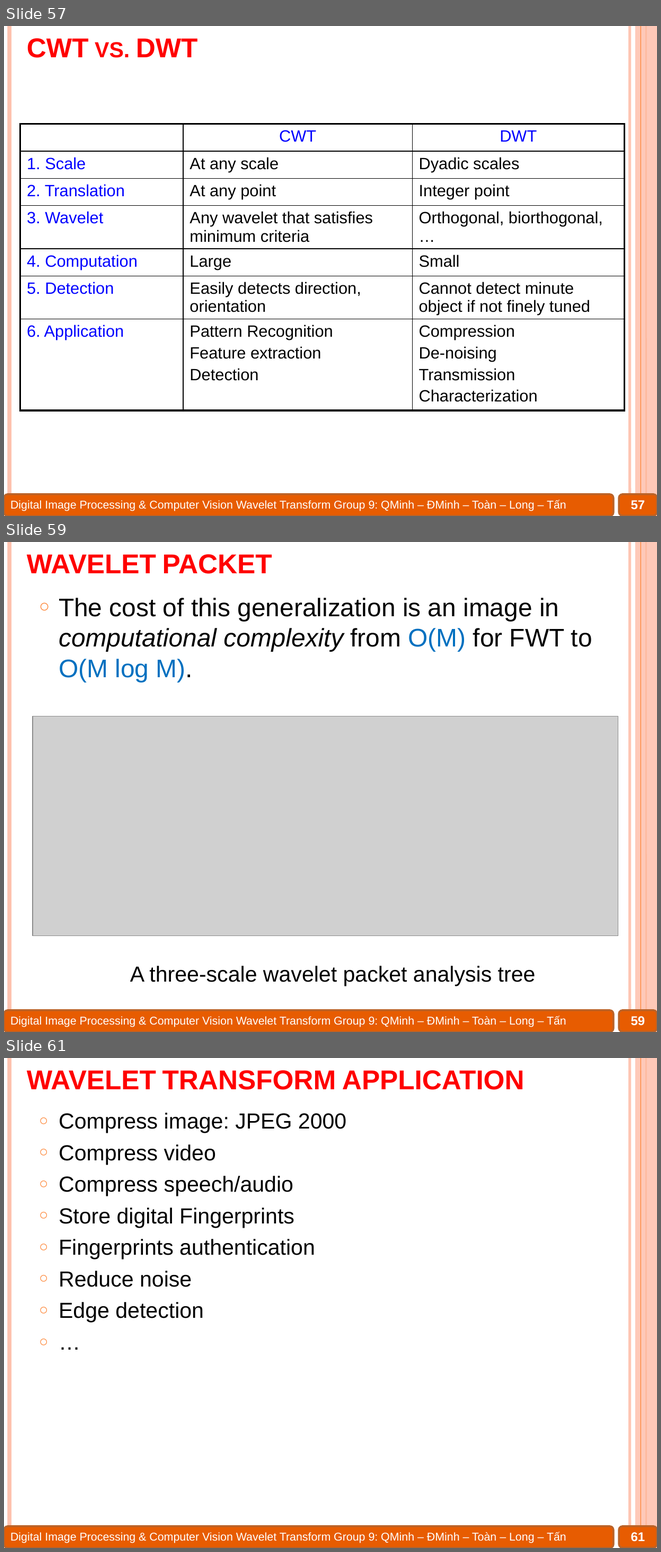
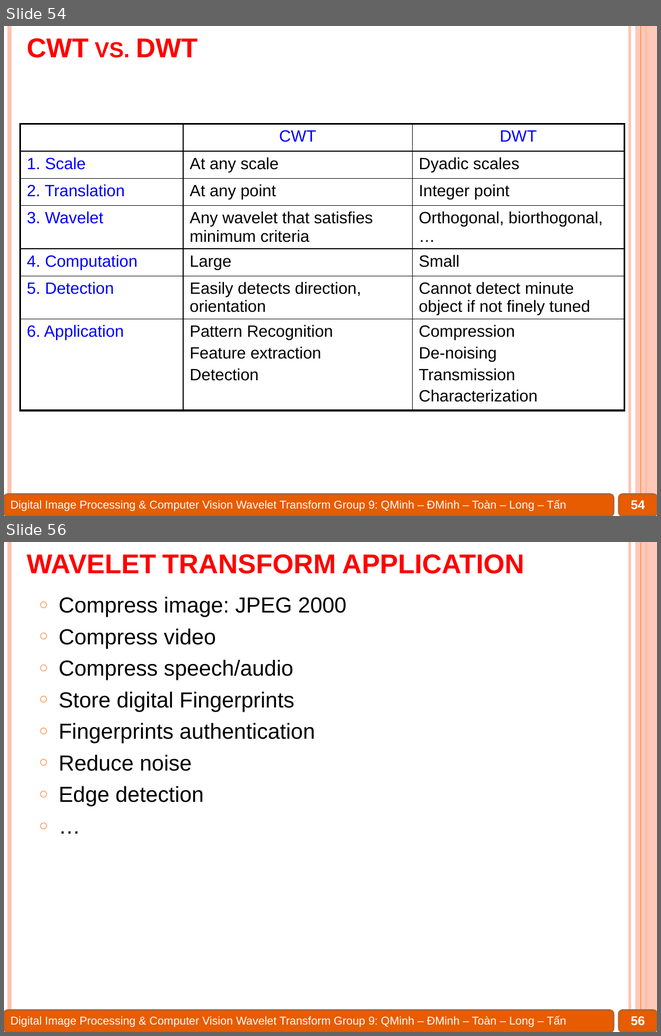
Before and after one commit to Alex7Huynh/dip-g9, a slide deck: 6. PPT/Wavelet transform.pptx. Shown one above the other, each under a label of ours: slides 57, 59 and 61 before the commit, slides 54 and 56 after it; the slides between them are not shown. The pictures are 661x1552 and 661x1036 pixels, drawn with LibreOffice and Linux fonts; fonts in the diff are those of the drawing; grey boxes stand for pictures. Boxes give left, top, right and bottom in pixels: in the first picture for what was removed or moved away, otherwise in the second. Text is boxed around its words. In the diff, an @@ line names an element or a change of style, - is before the commit and + after.

```diff
--- a/6. PPT/Wavelet transform.pptx
+++ b/6. PPT/Wavelet transform.pptx
@@ slide 59 removed at <box>4,542,657,1032</box>, background #FFFFFF; not listed: 8 template elements that a slide beside it also shows @@
@@ title removed at <box>27,554,272,574</box> @@
-WAVELET PACKET
@@ text removed at <box>59,598,592,682</box> @@
-○ The cost of this generalization is an image in computational complexity from O(M) for FWT to O(M log M).
@@ picture removed at <box>33,716,618,936</box> @@
@@ text removed at <box>130,965,536,986</box> @@
-A three-scale wavelet packet analysis tree
@@ page number removed at <box>631,1016,645,1025</box> @@
-59
@@ what was slide 57 is now slide 54 @@
@@ page number at <box>631,500,645,509</box>: text changed @@
-57
+54
@@ what was slide 61 is now slide 56 @@
@@ page number at <box>631,1016,645,1025</box>: text changed @@
-61
+56
```
Also in this commit, not shown: 8 slides changed, 6 other slides removed, 3 other files.
